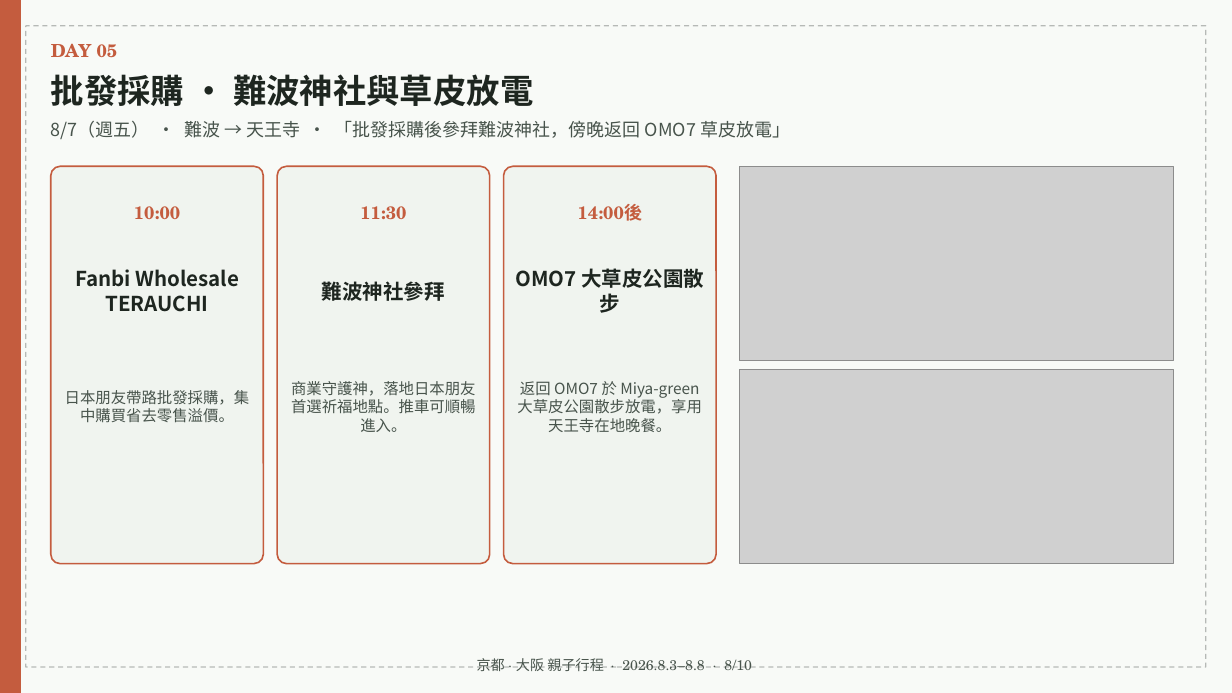
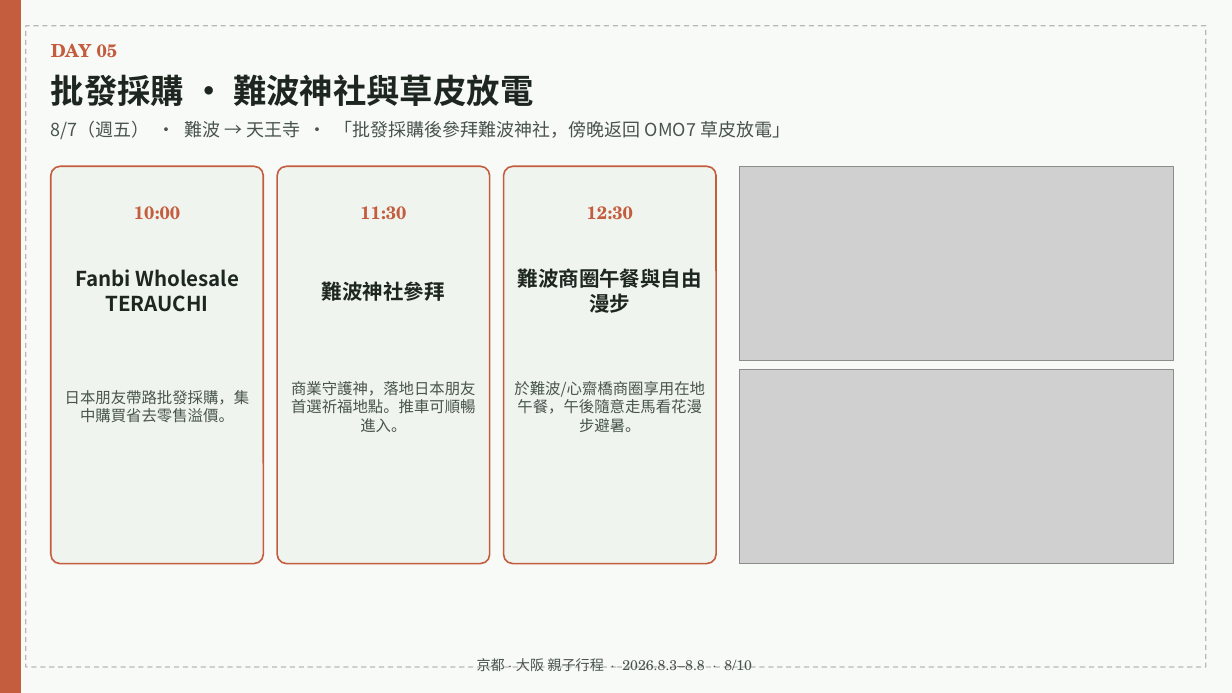
Before and after one commit to maxchan-stack/family-trip-kyoto-osaka-2026, a slide deck: slide 8 of itinerary.pptx. Drawn at 1232x693 pixels with LibreOffice and Linux fonts; fonts in the diff are those of the drawing; grey boxes stand for pictures. Boxes give left, top, right and bottom in pixels: in the first picture for what was removed or moved away, otherwise in the second. Text is boxed around its words. In the diff, an @@ line names an element or a change of style, - is before the commit and + after.

Commit message:
feat: 新增 D5 難波商圈午餐與自由漫步行程

```diff
--- a/itinerary.pptx
+++ b/itinerary.pptx
@@ text at box(587, 206, 633, 219): text changed @@
-14:00後
+12:30
@@ text at box(518, 268, 702, 313): text changed @@
-OMO7 大草皮公園散步
+難波商圈午餐與自由漫步
@@ text at box(514, 381, 705, 432): text changed @@
-返回 OMO7 於 Miya-green 大草皮公園散步放電，享用天王寺在地晚餐。
+於難波/心齋橋商圈享用在地午餐，午後隨意走馬看花漫步避暑。
```
Also in this commit, not shown: 3 other files.
